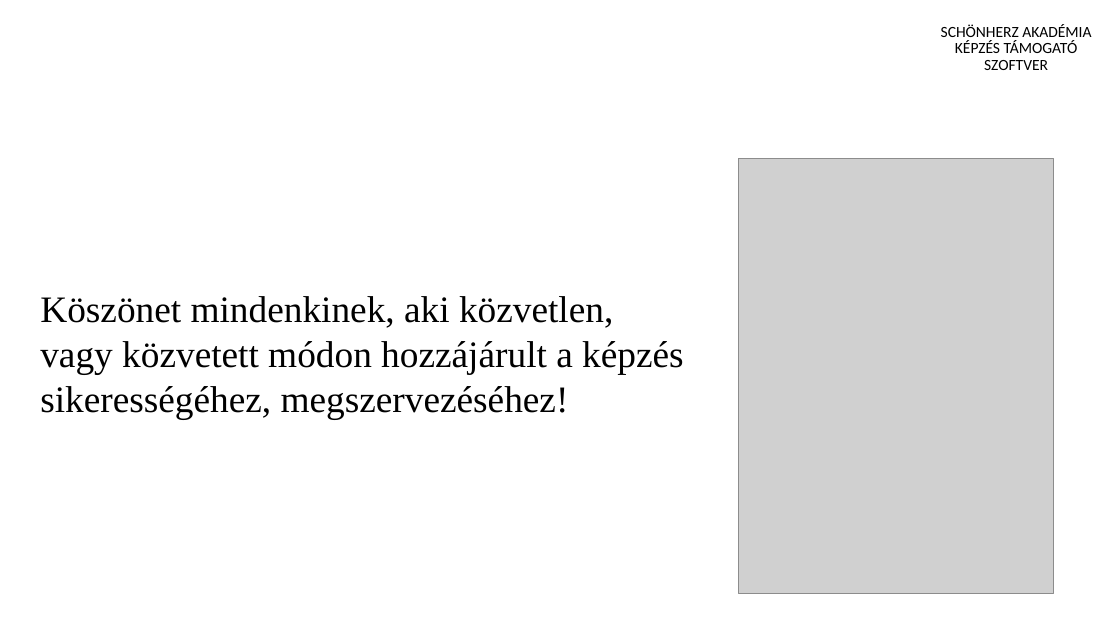
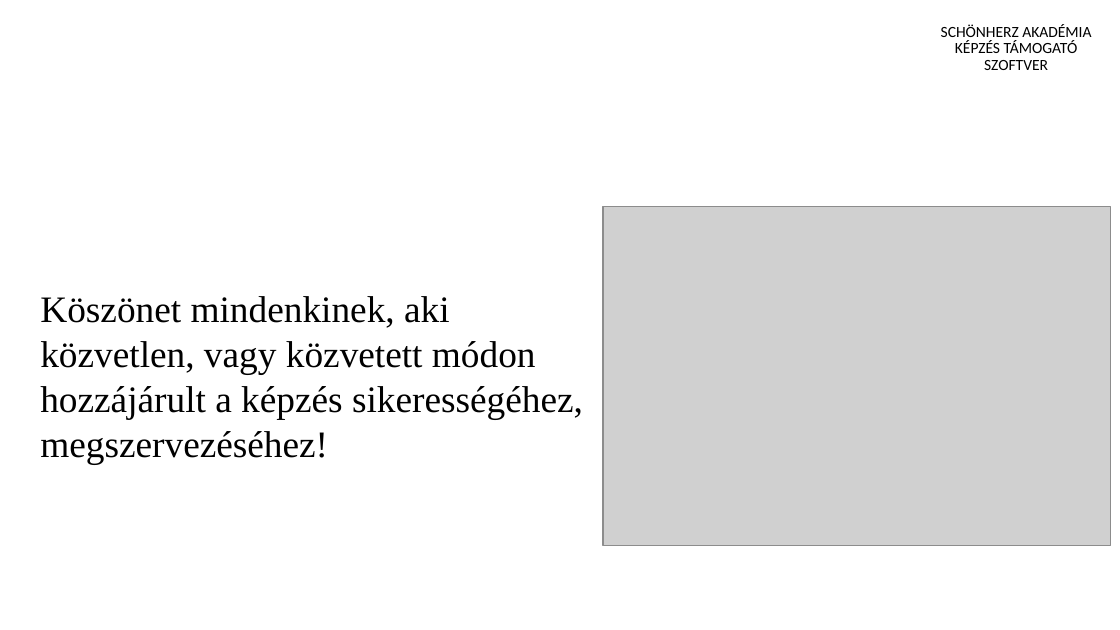
Before and after one commit to schonherz-java-ee-2016-spring/sandbox, a slide deck: slide 8 of preznyaklaszlo/PL_prezi_JAVA_EE.pptx. Drawn at 1120x630 pixels with LibreOffice and Linux fonts; fonts in the diff are those of the drawing; grey boxes stand for pictures; background and template pictures are left out. Boxes give left, top, right and bottom in pixels: in the first picture for what was removed or moved away, otherwise in the second. Text is boxed around its words. In the diff, an @@ line names an element or a change of style, - is before the commit and + after.

```diff
--- a/preznyaklaszlo/PL_prezi_JAVA_EE.pptx
+++ b/preznyaklaszlo/PL_prezi_JAVA_EE.pptx
@@ picture: place and size @@
-picture at (738, 158, 1054, 592)
+picture at (603, 207, 1110, 545)
@@ text at (40, 296, 583, 464): text changed @@
-Köszönet mindenkinek, aki közvetlen, vagy közvetett módon hozzájárult a képzés sikerességéhez, megszervezéséhez!
+Köszönet mindenkinek, aki
+közvetlen, vagy közvetett módon hozzájárult a képzés sikerességéhez, megszervezéséhez!
```
Also in this commit, not shown: 1 other slide changed, 1 slide added, 1 slide removed.
